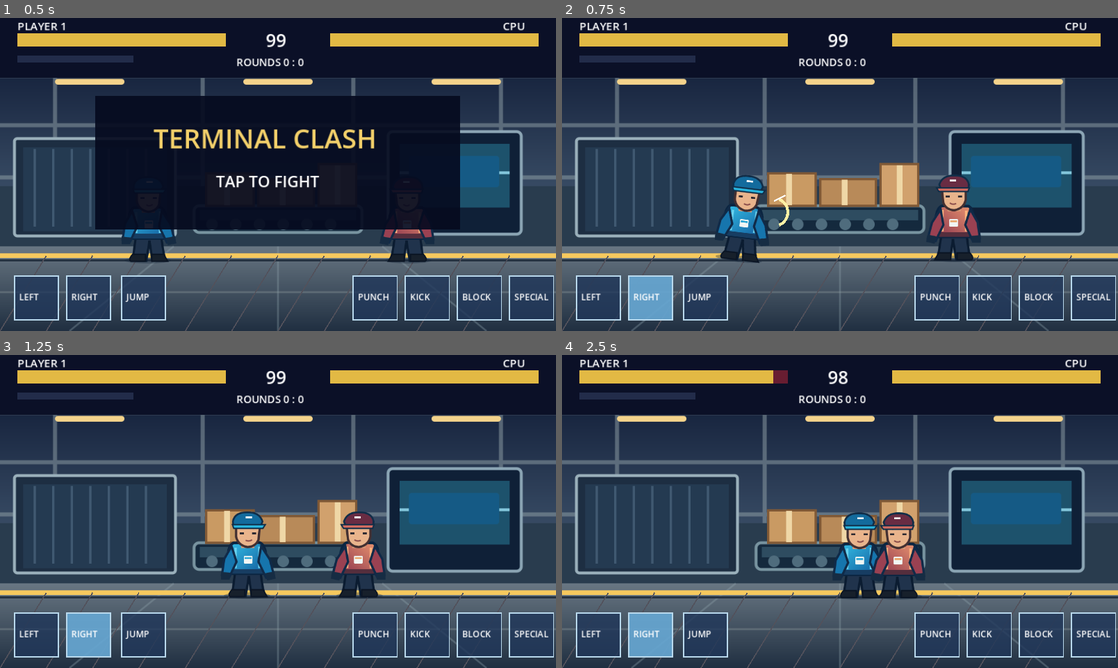
Above: before the commit, frames 1-4 (two rows, left to right).
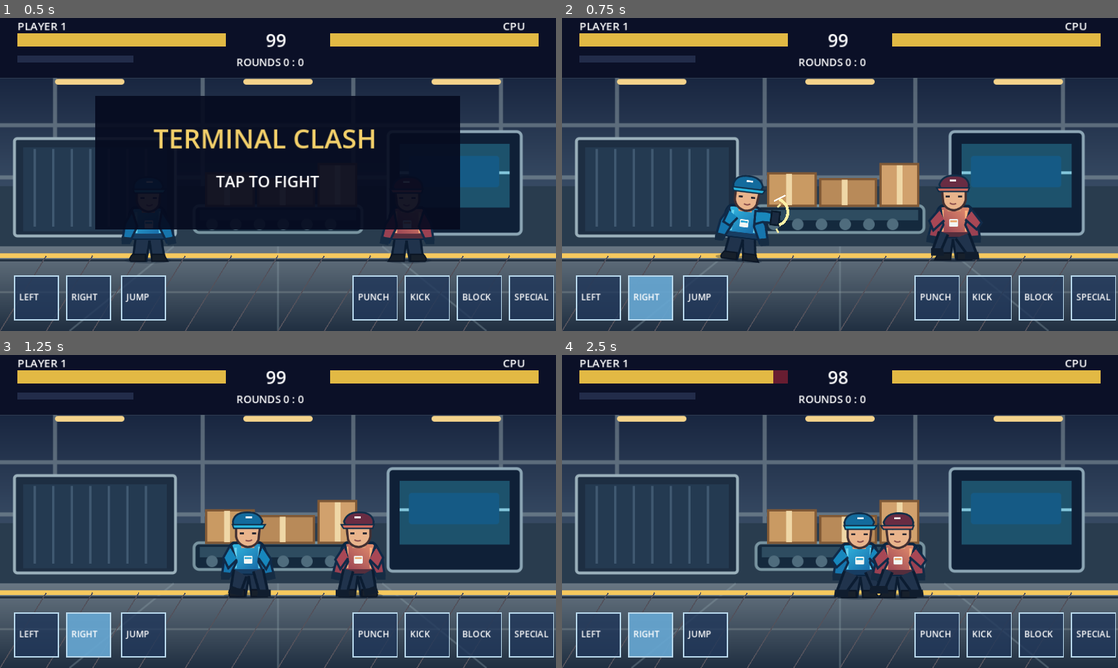
Above: after the commit, the same moments.

Repository: Manngez/Terminal-Clash
Game: Godot game, scene res://main.tscn
Same seed, same stepped clock (60 frames per second), same inputs: the game is played once before the commit and once after it.
Inputs (mouse positions are in pixels of both pictures, inside the frame that each line leads up to):
- Up to frame 1 (0.5 s): no input
- Up to frame 2 (0.75 s): tap Enter at 0.5 s; move the mouse to (962, 158) at 0.52 s; hold D from 0.53 s (still down); tap J at 0.6 s; click (962, 158) at 0.67 s
- Up to frame 3 (1.25 s): keep holding D
- Up to frame 4 (2.5 s): release D at 1.25 s; drag from (728, 527) to (812, 574) at 1.27 s; move the mouse to (895, 442) at 2.02 s; hold D from 2.03 s (still down); tap L at 2.1 s

Frame 1 is identical in both runs. In frame 2, 0.6% of the frame differs, in the area x 28-76%, y 59-78%; in frame 3, 0.5%; in frame 4, 0.6%.

Commit message:
Use individual SVG animation frames for running punches kicks and hit reactions

Diff:
--- a/game.gd
+++ b/game.gd
@@ -5,6 +5,16 @@
 const TERMINAL_ART = preload("res://assets/terminal.svg")
 const COURIER_ART = preload("res://assets/courier.svg")
 const RIVAL_ART = preload("res://assets/rival.svg")
+const COURIER_RUN1 = preload("res://assets/courier_run1.svg")
+const RIVAL_RUN1 = preload("res://assets/rival_run1.svg")
+const COURIER_RUN2 = preload("res://assets/courier_run2.svg")
+const RIVAL_RUN2 = preload("res://assets/rival_run2.svg")
+const COURIER_PUNCH = preload("res://assets/courier_punch.svg")
+const RIVAL_PUNCH = preload("res://assets/rival_punch.svg")
+const COURIER_KICK = preload("res://assets/courier_kick.svg")
+const RIVAL_KICK = preload("res://assets/rival_kick.svg")
+const COURIER_HURT = preload("res://assets/courier_hurt.svg")
+const RIVAL_HURT = preload("res://assets/rival_hurt.svg")
 var p = Vector2(255, FLOOR)
 var e = Vector2(705, FLOOR)
 var pv = Vector2.ZERO
@@ -200,6 +210,27 @@
 
 func fighter(pos,blue,face,attacking,blocking=false):
 	var art = COURIER_ART if blue else RIVAL_ART
+	var move_frame = int(game_clock*9.0)%2
+	if blue:
+		if player_hurt_time>0:
+			art = COURIER_HURT
+		elif player_kick_time>0:
+			art = COURIER_KICK
+		elif attacking:
+			art = COURIER_PUNCH
+		elif pos.y < FLOOR-4:
+			art = COURIER_RUN2
+		elif absf(pv.x)>12:
+			art = COURIER_RUN1 if move_frame==0 else COURIER_RUN2
+	else:
+		if enemy_hurt_time>0:
+			art = RIVAL_HURT
+		elif attacking:
+			art = RIVAL_PUNCH
+		elif pos.y < FLOOR-4:
+			art = RIVAL_RUN2
+		elif absf(ev.x)>12:
+			art = RIVAL_RUN1 if move_frame==0 else RIVAL_RUN2
 	var facing_right = face
 	var direction = 1.0 if facing_right else -1.0
 	var moving = absf(pv.x)>12 if blue else absf(ev.x)>12
